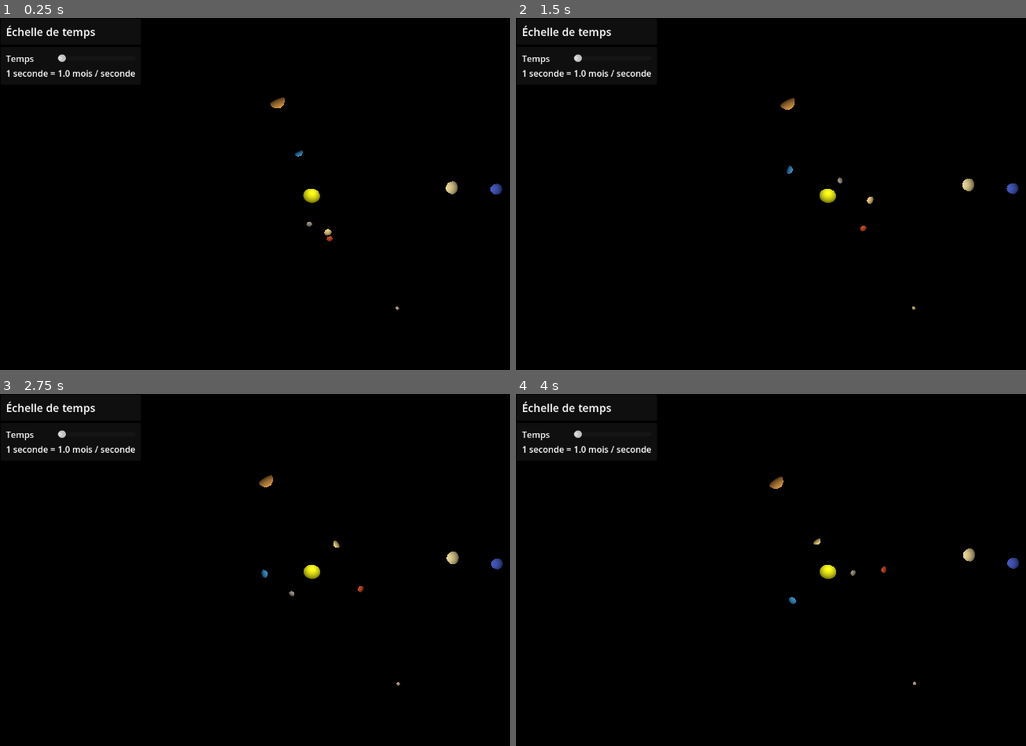
Above: before the commit, frames 1-4 (two rows, left to right).
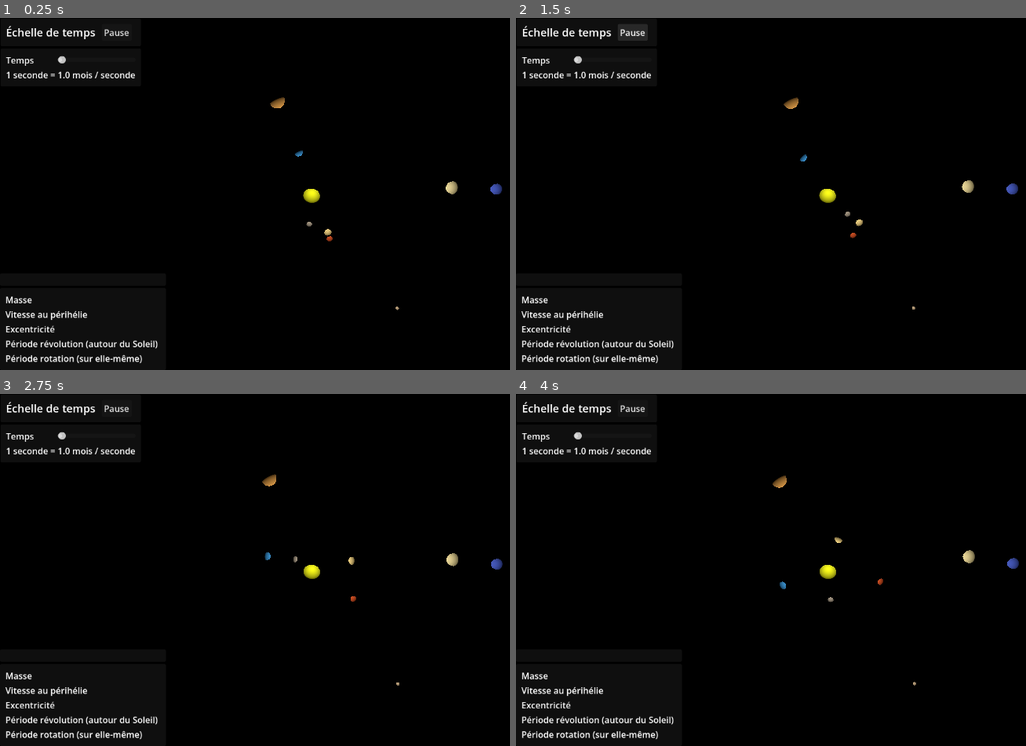
Above: after the commit, the same moments.

Repository: clementboye-dot/-preuve-finale
Game: Godot game, scene res://systeme_solaire.tscn
Two runs of this game, one before a commit and one after it. Both use one fixed random seed, a clock stepped at 60 frames per second and the inputs below. This scene is started directly instead of the project's main scene.
Inputs (mouse positions are in pixels of both pictures, inside the frame that each line leads up to):
- Up to frame 1 (0.25 s): no input
- Up to frame 2 (1.5 s): click (633, 32) at 0.5 s, where only the run after the commit has a clickable "Pause"; click (643, 32) at 1.25 s, where only the run after the commit has a clickable "Reprendre"
- Up to frame 3 (2.75 s): move the mouse to (453, 552) at 2.02 s; hold W (avancer_caméra) from 2.03 s (still down); click (453, 552) at 2.17 s
- Up to frame 4 (4 s): move the mouse to (704, 587) at 2.77 s; release W (avancer_caméra) at 2.78 s; tap X (incliner_bas_caméra) at 2.85 s; click (704, 587) at 2.92 s; move the mouse to (893, 492) at 3.52 s; hold Z (incliner_haut_caméra) from 3.53 s (still down); click (893, 492) at 3.67 s

The runs differ from the first frame. In frame 1, 1.7% of the frame differs, in the area x 1-31%, y 2-99%; in frame 2, 2.1%, in the area x 1-99%, y 1-99%; in frame 3, 1.9%; in frame 4, 1.9%.

Commit message:
interface et affichage des infos

Diff:
--- a/Interface_info_planètes.tscn
+++ b/Interface_info_planètes.tscn
@@ -2,15 +2,23 @@
 
 [ext_resource type="Script" uid="uid://dmar2ee14hn21" path="res://infos_planetes.gd" id="1_bgpgb"]
 
-[node name="Affichage infos planètes" type="Control" unique_id=1759720554]
+[node name="Affichage infos planètes" type="Control" unique_id=1759720554 node_paths=PackedStringArray("label_nom", "label_masse", "label_vitesse_perihelie", "label_excentricite", "label_periode_revolution", "label_periode_rotation")]
 layout_mode = 3
-anchors_preset = 15
-anchor_right = 1.0
-anchor_bottom = 1.0
+anchor_top = 0.725
+anchor_right = 0.268
+anchor_bottom = 0.725
+offset_right = 0.26400000000001
+offset_bottom = 0.1519999999999868
 grow_horizontal = 2
 grow_vertical = 2
 mouse_filter = 1
 script = ExtResource("1_bgpgb")
+label_nom = NodePath("VBoxContainer/Nom planète/MarginContainer/HBoxContainer/Nom planète")
+label_masse = NodePath("VBoxContainer/Infos planète/MarginContainer/GridContainer/Valeur masse")
+label_vitesse_perihelie = NodePath("VBoxContainer/Infos planète/MarginContainer/GridContainer/Valeur vitesse")
+label_excentricite = NodePath("VBoxContainer/Infos planète/MarginContainer/GridContainer/Valeur excentricité")
+label_periode_revolution = NodePath("VBoxContainer/Infos planète/MarginContainer/GridContainer/Valeur révolution")
+label_periode_rotation = NodePath("VBoxContainer/Infos planète/MarginContainer/GridContainer/Valeur rotation")
 
 [node name="VBoxContainer" type="VBoxContainer" parent="." unique_id=651063556]
 layout_mode = 0
--- a/Interface_propre.tscn
+++ b/Interface_propre.tscn
@@ -1,16 +1,17 @@
 [gd_scene format=3 uid="uid://8damkjsmvgrt"]
 
 [ext_resource type="Script" uid="uid://c4sa5wyt2ccju" path="res://script_interface.gd" id="1_q3wdx"]
+[ext_resource type="Script" uid="uid://bcu6oo2i67yd5" path="res://bouton_pause.gd" id="2_swwm7"]
 
 [node name="Interface temps" type="Control" unique_id=95161984 node_paths=PackedStringArray("slider", "label_temps")]
 layout_mode = 3
-anchors_preset = 15
-anchor_right = 1.0
-anchor_bottom = 1.0
+anchor_top = 0.002
+anchor_right = 0.23900000000000002
+anchor_bottom = 0.196
 offset_left = 1.0
-offset_top = 1.0
-offset_right = -651.0
-offset_bottom = -247.0
+offset_top = -0.29600000000000004
+offset_right = -0.3280000000000314
+offset_bottom = -0.008000000000009777
 grow_horizontal = 2
 grow_vertical = 2
 script = ExtResource("1_q3wdx")
@@ -41,6 +42,16 @@
 theme_override_font_sizes/font_size = 20
 text = "Échelle de temps"
 horizontal_alignment = 3
+
+[node name="VSeparator" type="VSeparator" parent="VBoxContainer/PanelContainer/MarginContainer/HBoxContainer" unique_id=1948647628]
+layout_mode = 2
+theme_override_constants/separation = 4
+
+[node name="Button" type="Button" parent="VBoxContainer/PanelContainer/MarginContainer/HBoxContainer" unique_id=1721145075 node_paths=PackedStringArray("interface")]
+layout_mode = 2
+text = "Pause"
+script = ExtResource("2_swwm7")
+interface = NodePath("../../../../..")
 
 [node name="Temps" type="PanelContainer" parent="VBoxContainer" unique_id=1513792410]
 layout_mode = 2
--- a/astre.gd
+++ b/astre.gd
@@ -12,6 +12,10 @@
 @export var masse : float
 @export var position_initiale : Vector3
 @export var vitesse_initiale : Vector3
+@export var vitesse_perihelie : float
+@export var excentricite : float
+@export var periode_revolution : float
+@export var periode_rotation : float
 
 @export_group("Paramètres RK4")
 @export var etapes_calcul_par_ecran : int
@@ -26,6 +30,10 @@
 var v_i : Vector3
 var r_i : Vector3
 
+signal astre_clique(astre)
+
+var pause : bool
+
 # Called when the node enters the scene tree for the first time.
 func _ready() -> void:
 #---POSITION INITIALE---#
@@ -36,8 +44,18 @@
 #---VITESSE INITIALE---#
 	v_i = vitesse_initiale
 
+	#Appelle la fonciton _on_clic lorsqu'un clic sur le RigidBody est détecté
+	if not $RigidBody3D.input_event.is_connected(_on_clic):
+		$RigidBody3D.input_event.connect(_on_clic)
+
+	pause = false
+
+	add_to_group("corps_celestes")
+
 # Called every frame. 'delta' is the elapsed time since the previous frame.
 func _process(delta: float) -> void:
+	if pause == true:
+		return
 	appliquer_RK4(delta)
 	position = conv_position_reelle_a_simulee(r_i)
 
@@ -86,4 +104,13 @@
 
 func _on_clic(camera: Node, event: InputEvent, event_position: Vector3, normal: Vector3, shape_idx: int) -> void:
 		if event is InputEventMouseButton and event.button_index == MOUSE_BUTTON_LEFT and event.pressed:
-			print("Clic sur " + name)
+			emit_signal("astre_clique", self)
+			print("Clic sur" + name)
+
+
+func mettre_en_pause(etat_pause: bool) -> void:
+	"""Change l'état de pause de l'astre
+
+	Parametre :
+	etat_pause -- l'état de pause à adopter par l'astre"""
+	pause = etat_pause
--- /dev/null
+++ b/bouton_pause.gd
@@ -0,0 +1,26 @@
+# Permet de mettre en pause ou de relancer la simulation
+extends Button
+
+var pause : bool
+@export var interface : Interface
+
+@export_group("Textes possibles pour le bouton")
+@export var texte_pause : String = "Pause"
+@export var texte_reprendre : String = "Reprendre"
+
+# Called when the node enters the scene tree for the first time.
+func _ready() -> void:
+	pause = false
+	# Lorsque le bouton est appuyé, la fonction entre parenthèses est exécutée.
+	pressed.connect(changer_etat_pause)
+
+func changer_etat_pause() -> void:
+	"""Bascule l'état de pause du jeu entre en cours et en pause. Met à jour
+	les objets avec l'information"""
+	pause = !pause
+	interface.changer_etat_pause(pause)
+
+	if pause :
+		text = texte_reprendre
+	else:
+		text = texte_pause
--- a/infos_planetes.gd
+++ b/infos_planetes.gd
@@ -1,24 +1,43 @@
 extends Control
+class_name InterfaceInfos
 
-@export var nom : String = "Terre"
-@export var masse : float = 330.104e21
-@export var vitesse_péri : float = 58980
-@export var excentricité : float = 0.20563593
-@export var periode_revo : float = 0.2408467
-@export var periode_rot : float = 58.646
+@export var astres : Node
+@export var label_nom : Label
+@export var label_masse : Label
+@export var label_vitesse_perihelie : Label
+@export var label_excentricite : Label
+@export var label_periode_revolution : Label
+@export var label_periode_rotation : Label
 
-#func _input_event(_camera, event, _position, _normal, _shape_idx):
-		#if event is InputEventMouseButton and event.pressed and event.button_index == MOUSE_BUTTON_LEFT:
-			#afficher_infos()
-#func afficher afficher_infos():
-	#print("Clic sur :", nom)
-	#appeler l'interface utilisateur ici!!!!
 
 # Called when the node enters the scene tree for the first time.
+#func _ready() -> void:
+	#for planete in astres.planetes:
+		#planete.planete_clique.connect(_on_astre_clique)
 func _ready() -> void:
-	pass # Replace with function body.
-
+	for planete in get_tree().get_nodes_in_group("corps_celestes"):
+		planete.astre_clique.connect(_on_astre_clique)
 
 # Called every frame. 'delta' is the elapsed time since the previous frame.
 func _process(delta: float) -> void:
 	pass
+func _on_astre_clique(astre : Astres) -> void:
+	label_nom.text = astre.name
+	label_masse.text = format_scientifique(astre.masse)
+	label_vitesse_perihelie.text = "Vitesse au périhélie : %.1f m/s" % astre.vitesse_perihelie
+	label_excentricite.text = "Excentricité : %.4f" % astre.excentricite
+	label_periode_revolution.text = "Période de révolution : %.1f jours" % astre.periode_revolution
+	label_periode_rotation.text = "Période de rotation : %.1f jours" % astre.periode_rotation
+
+func format_scientifique(valeur : float) -> String:
+	"""Converti en format scientifique les nombres décimaux avec 3 décimales
+
+	Parametre:
+	valeur -- la valeur à afficher de façon scientifique
+
+	Retour:
+	une chaîne de caractères représentant ce nombre
+	"""
+	var nombre_decimales = int(log(valeur) / log(10))
+	var nombre_presente = valeur / 10**nombre_decimales
+	return "%.3f" % nombre_presente + "e" + "%s" % nombre_decimales
--- a/mercure.tscn
+++ b/mercure.tscn
@@ -1,25 +1,15 @@
 [gd_scene format=3 uid="uid://dvagahhyrjo0e"]
 
 [ext_resource type="PackedScene" uid="uid://cbgdus70euocn" path="res://astre.tscn" id="1_4gtc2"]
-[ext_resource type="Script" uid="uid://dmar2ee14hn21" path="res://infos_planetes.gd" id="2_g30sm"]
 
 [sub_resource type="StandardMaterial3D" id="StandardMaterial3D_4gtc2"]
 albedo_color = Color(0.6117647, 0.5568628, 0.47843137, 1)
 
 [node name="Mercure" unique_id=587096134 instance=ExtResource("1_4gtc2")]
 
-[node name="RigidBody3D" parent="." index="0" unique_id=297619227]
-script = ExtResource("2_g30sm")
-nom = null
-masse = null
-"vitesse_péri" = null
-"excentricité" = null
-periode_revo = null
-periode_rot = null
-
-[node name="MeshInstance3D" parent="RigidBody3D" index="0" unique_id=1160622455]
+[node name="MeshInstance3D" parent="RigidBody3D" parent_id_path=PackedInt32Array(297619227) index="0" unique_id=1160622455]
 transform = Transform3D(0.67, 0, 0, 0, 0.67, 0, 0, 0, 0.67, 0, 0, 0)
 surface_material_override/0 = SubResource("StandardMaterial3D_4gtc2")
 
-[node name="CollisionShape3D" parent="RigidBody3D" index="1" unique_id=1265038967]
+[node name="CollisionShape3D" parent="RigidBody3D" parent_id_path=PackedInt32Array(297619227) index="1" unique_id=1265038967]
 transform = Transform3D(0.67, 0, 0, 0, 0.67, 0, 0, 0, 0.67, 0, 0, 0)
--- a/script_interface.gd
+++ b/script_interface.gd
@@ -41,3 +41,11 @@
 	else:
 		var ans = echelle / 31557600.0
 		label_temps.text = "%.1f ans / seconde" % ans
+
+func changer_etat_pause(etat_pause : bool) -> void:
+	"""Change l'état de pause à chacun des astres
+
+	Paramètre :
+	etat_pause -- est-ce que la simulation est en pause ou non """
+	for planete in astres.planetes:
+		planete.mettre_en_pause(etat_pause)
--- a/systeme_solaire.tscn
+++ b/systeme_solaire.tscn
@@ -13,6 +13,7 @@
 [ext_resource type="PackedScene" uid="uid://bh68mdunjuel8" path="res://neptune.tscn" id="11_8oucy"]
 [ext_resource type="PackedScene" uid="uid://c8irkubqged1n" path="res://pluton.tscn" id="12_efn0d"]
 [ext_resource type="PackedScene" uid="uid://8damkjsmvgrt" path="res://Interface_propre.tscn" id="13_d84vu"]
+[ext_resource type="PackedScene" uid="uid://d2mopymc3nsdy" path="res://Interface_info_planètes.tscn" id="14_1324n"]
 
 [sub_resource type="Environment" id="Environment_4xowi"]
 background_mode = 1
@@ -154,3 +155,6 @@
 
 [node name="Interface temps" parent="CanvasLayer" unique_id=95161984 node_paths=PackedStringArray("astres") instance=ExtResource("13_d84vu")]
 astres = NodePath("../../Liste Planètes")
+
+[node name="Affichage infos planètes" parent="CanvasLayer" unique_id=1759720554 node_paths=PackedStringArray("astres") instance=ExtResource("14_1324n")]
+astres = NodePath("../../Liste Planètes")
Not shown, added: bouton_pause.gd.uid
